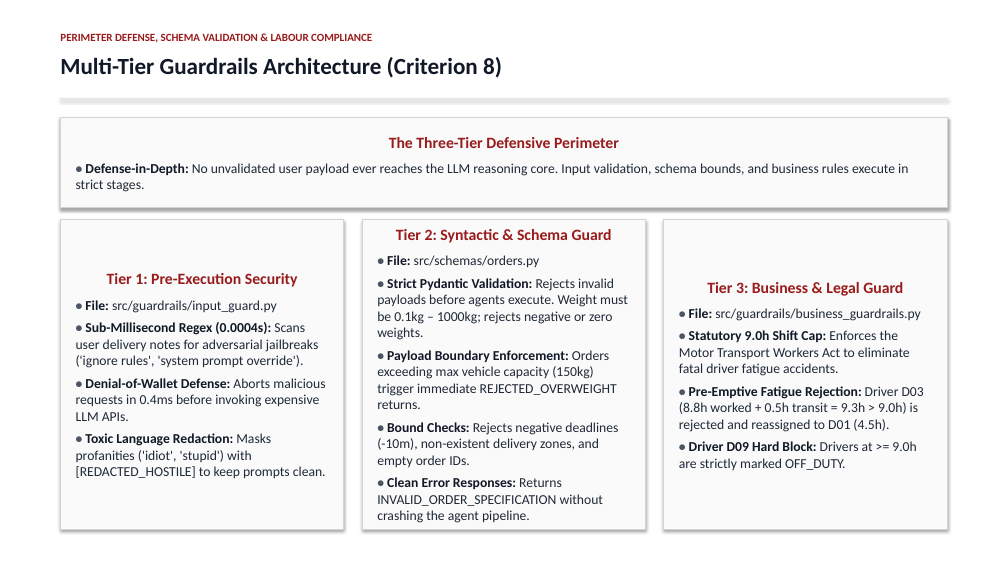
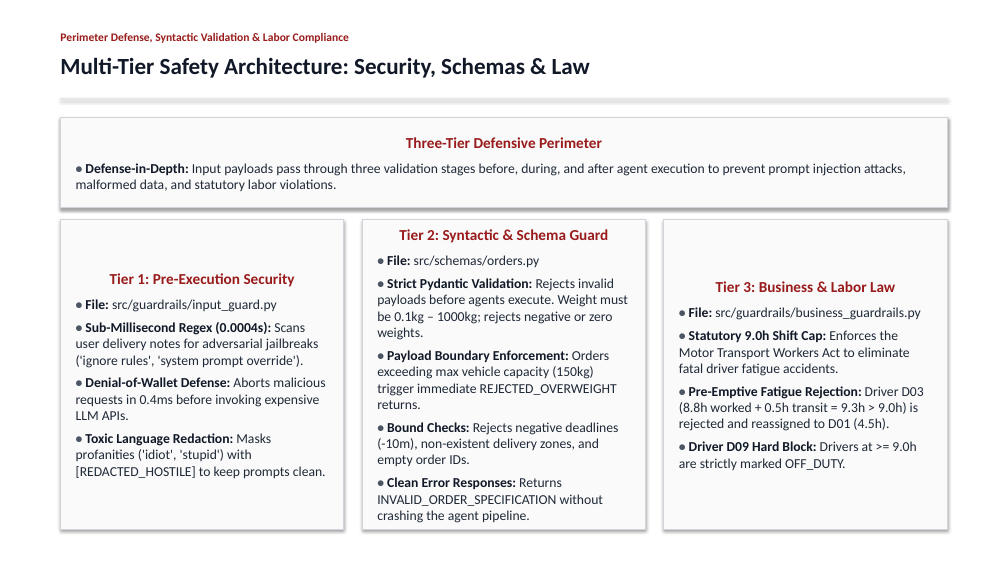
Before and after one commit to Akshat5091/DeliveryFleet-MAS, a slide deck: slide 14 of Eval 2 Documents/DeliveryFleet_MAS_Evaluation2_Master_Presentation.pptx. Drawn at 1008x567 pixels with LibreOffice and Linux fonts; fonts in the diff are those of the drawing. Boxes give left, top, right and bottom in pixels: in the first picture for what was removed or moved away, otherwise in the second. Text is boxed around its words. In the diff, an @@ line names an element or a change of style, - is before the commit and + after.

Commit message:
refactor: purge all AI meta-cues, rubric-citations, and defensive evaluation phrasing in favor of rigorous engineering presentation language

```diff
--- a/Eval 2 Documents/DeliveryFleet_MAS_Evaluation2_Master_Presentation.pptx
+++ b/Eval 2 Documents/DeliveryFleet_MAS_Evaluation2_Master_Presentation.pptx
@@ text at [60, 33, 349, 43]: text changed; size 10.5 to 11 pt @@
-PERIMETER DEFENSE, SCHEMA VALIDATION & LABOUR COMPLIANCE
+Perimeter Defense, Syntactic Validation & Labor Compliance
@@ text at [60, 57, 590, 78]: text changed @@
-Multi-Tier Guardrails Architecture (Criterion 8)
+Multi-Tier Safety Architecture: Security, Schemas & Law
@@ text in rectangle at [76, 137, 906, 191]: text changed @@
-The Three-Tier Defensive Perimeter
-• Defense-in-Depth: No unvalidated user payload ever reaches the LLM reasoning core. Input validation, schema bounds, and business rules execute in strict stages.
+Three-Tier Defensive Perimeter
+• Defense-in-Depth: Input payloads pass through three validation stages before, during, and after agent execution to prevent prompt injection attacks, malformed data, and statutory labor violations.
@@ text in rectangle at [399, 229, 609, 243]: size 15 to 14.5 pt in "Tier 2: Syntactic & Schema Guard" @@
@@ text in rectangle at [110, 273, 295, 287]: size 15 to 14.5 pt in "Tier 1: Pre-Execution Security" @@
@@ text in rectangle at [716, 281, 895, 292]: text changed; size 15 to 14.5 pt @@
-Tier 3: Business & Legal Guard
+Tier 3: Business & Labor Law
```
Also in this commit, not shown: 20 other slides changed, 3 other files.
